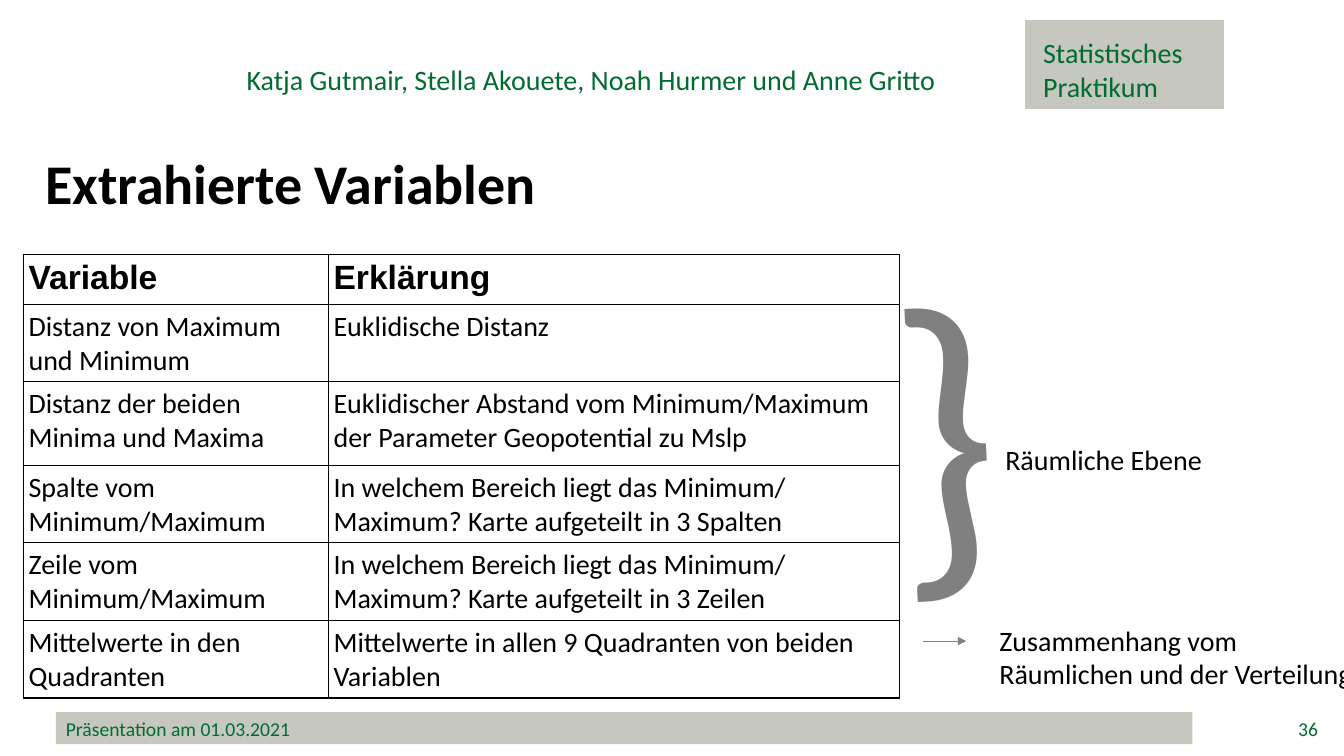
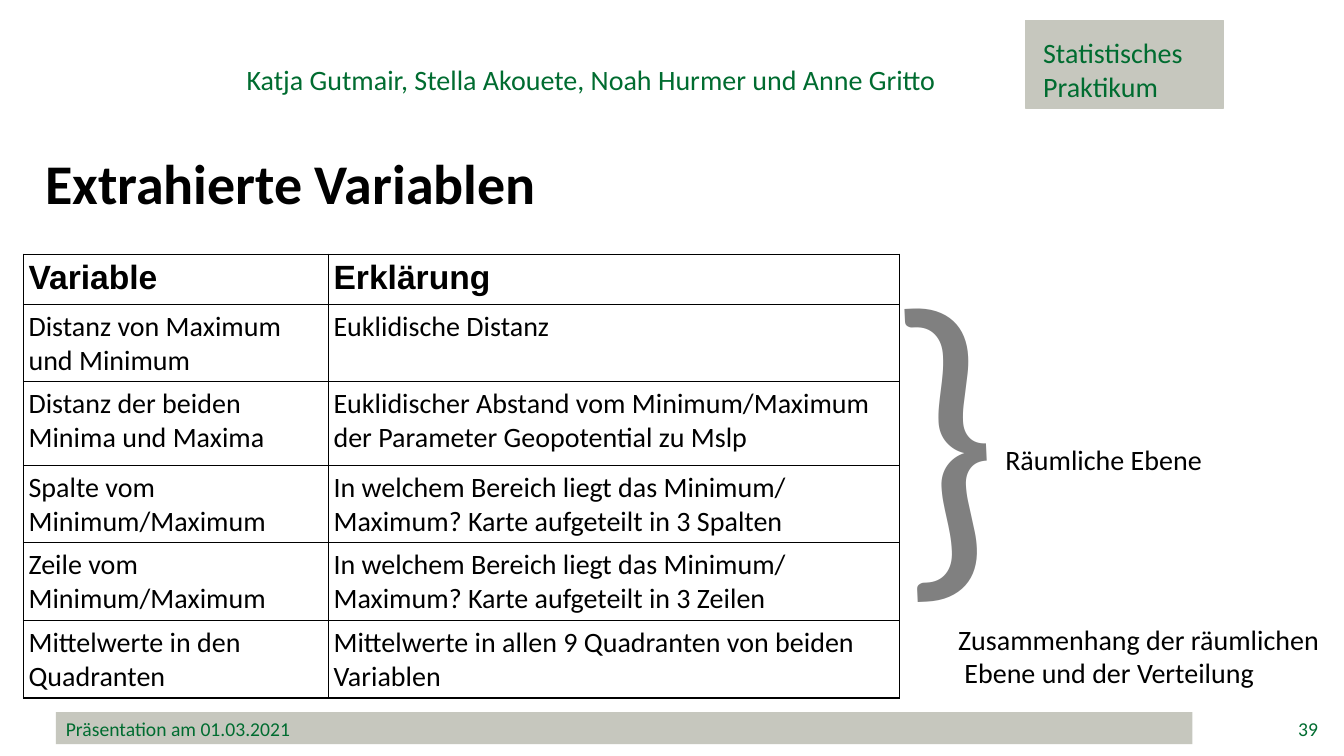
Before and after one commit to minimops/weatherFrog, a slide deck: slide 39 of documentation/ppt/Präsentation.pptx (slide 36 before the commit). Drawn at 1344x756 pixels with LibreOffice and Linux fonts; fonts in the diff are those of the drawing; background and template pictures are left out. Boxes give left, top, right and bottom in pixels: in the first picture for what was removed or moved away, otherwise in the second. Text is boxed around its words. In the diff, an @@ line names an element or a change of style, - is before the commit and + after.

```diff
--- a/documentation/ppt/Präsentation.pptx
+++ b/documentation/ppt/Präsentation.pptx
@@ arrow removed from (924, 641) to (967, 641) @@
@@ text at (x1=958, y1=630, x2=1319, y2=688): text changed @@
-Zusammenhang vom
-Räumlichen und der Verteilung
+Zusammenhang der räumlichen
+Ebene und der Verteilung
@@ page number at (x1=1298, y1=723, x2=1318, y2=736): text changed @@
-36
+39
```
Also in this commit, not shown: 23 other slides changed, 9 slides added.
